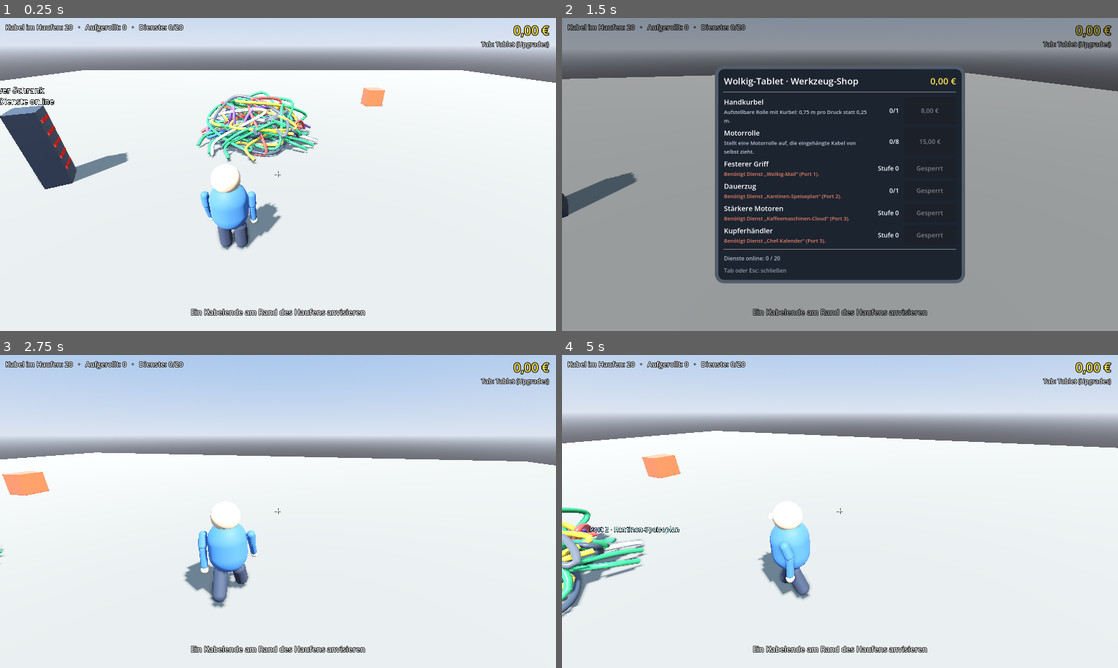
Above: before the commit, frames 1-4 (two rows, left to right).
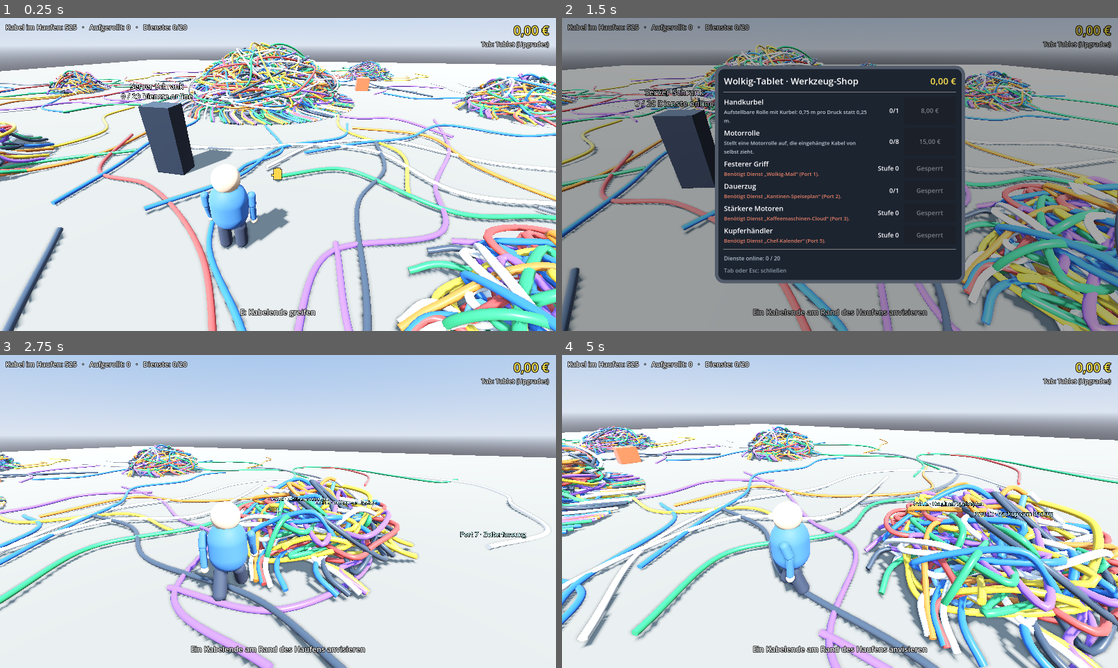
Above: after the commit, the same moments.

Repository: Julszify/Wire-We-Here
Game: Godot game, scene res://scenes/world.tscn
The game is run twice, just before and just after one commit, with the same random seed, the same clock (stepped at 60 frames per second) and the same inputs.
Inputs (mouse positions are in pixels of both pictures, inside the frame that each line leads up to):
- Up to frame 1 (0.25 s): no input
- Up to frame 2 (1.5 s): tap Enter at 0.5 s; move the mouse to (867, 174) at 0.52 s; hold W (move_forward) 0.53-1.28 s; hold Tab (tablet) 0.53-1.28 s; tap L at 0.8, 1.35 s; tap Space (pull) at 1.25 s; move the mouse to (728, 190) at 1.27 s; hold S (move_back) from 1.28 s (still down)
- Up to frame 3 (2.75 s): tap Tab (tablet) at 1.55 s; move the mouse to (289, 505) at 2.02 s; release S (move_back) at 2.03 s; hold W (move_forward) from 2.03 s (still down); hold E (interact) from 2.03 s (still down); tap L at 2.3 s
- Up to frame 4 (5 s): move the mouse to (834, 517) at 2.77 s; release E (interact) at 2.78 s; tap Space (pull) at 2.85, 4.25 s; tap Tab (tablet) at 3.05, 4.55 s; tap Enter at 3.5 s; move the mouse to (1006, 558) at 3.52 s; release W (move_forward) at 3.53 s; hold Q (release) 3.53-4.28 s; hold A (move_left) from 3.53 s (still down); tap L at 3.8 s; move the mouse to (673, 464) at 4.27 s; tap Shift (sprint) at 4.35 s

The runs differ from the first frame. In frame 1, 36% of the frame differs, in the area x 0-100%, y 1-100%; in frame 2, 23%; in frame 3, 19%; in frame 4, 35%.

Commit message:
Meilenstein 6.5: ganze Zone voller Kabel
- data/zone.json: Kabelberg (220), 6 Haufen und 70 Streukabel, zusammen 525 Kabel
- Genau 20 wichtige Kabel zufällig über die Zone verteilt, nur für freie Ports
- Geteilte Materialien pro Farbe, Knäuel-Darstellung auf 18 m begrenzt (~170 FPS)
- Schrank und Start in freier Schneise, Boden 90 x 90 m
- Logik-Test für Zone, Ports und Reproduzierbarkeit

Co-Authored-By: Claude Opus 5.5 <noreply@anthropic.com>

Diff:
--- a/data/balancing.json
+++ b/data/balancing.json
@@ -21,7 +21,8 @@
 			"#eceff2",
 			"#e07b2a",
 			"#3b4350"
-		]
+		],
+		"coil_visual_max_m": 18.0
 	},
 	"heap": {
 		"radius_m": 2.5,
@@ -29,9 +30,7 @@
 		"min_height_m": 0.1,
 		"base_height_m": 0.25,
 		"peak_extra_height_m": 1.7,
-		"end_height_m": 0.12,
-		"cable_count": 20,
-		"important_per_heap": 3
+		"end_height_m": 0.12
 	},
 	"economy": {
 		"money_per_meter": 0.5,
@@ -136,14 +135,6 @@
 		"distance_ahead_m": 2.2,
 		"min_heap_clearance_m": 1.3
 	},
-	"rack": {
-		"position": [
-			-5.5,
-			0.0,
-			3.5
-		],
-		"reach_m": 3.0
-	},
 	"tablet_order": [
 		"crank",
 		"extra_reel",
@@ -151,5 +142,8 @@
 		"auto_pull",
 		"motor",
 		"copper"
-	]
+	],
+	"rack": {
+		"reach_m": 3.0
+	}
 }
--- /dev/null
+++ b/data/zone.json
@@ -0,0 +1,112 @@
+{
+	"_kommentar": "Anordnung der Schubladen-Ebene. Alle Kabel liegen von Anfang an da. Winkel 90° (Richtung +Z) bleibt frei für Schrank und Start.",
+	"seed": 1234,
+	"heaps": [
+		{
+			"name": "Kabelberg",
+			"center": [
+				0,
+				0,
+				0
+			],
+			"radius": 6.0,
+			"peak_height": 3.2,
+			"count": 220
+		},
+		{
+			"name": "Haufen 1",
+			"center": [
+				15.0,
+				0,
+				0.0
+			],
+			"radius": 3.0,
+			"peak_height": 1.8,
+			"count": 42
+		},
+		{
+			"name": "Haufen 2",
+			"center": [
+				8.25,
+				0,
+				14.29
+			],
+			"radius": 2.5,
+			"peak_height": 1.5,
+			"count": 32
+		},
+		{
+			"name": "Haufen 3",
+			"center": [
+				-7.5,
+				0,
+				12.99
+			],
+			"radius": 3.5,
+			"peak_height": 2.0,
+			"count": 50
+		},
+		{
+			"name": "Haufen 4",
+			"center": [
+				-16.5,
+				0,
+				0.0
+			],
+			"radius": 2.2,
+			"peak_height": 1.3,
+			"count": 28
+		},
+		{
+			"name": "Haufen 5",
+			"center": [
+				-7.5,
+				0,
+				-12.99
+			],
+			"radius": 3.2,
+			"peak_height": 1.9,
+			"count": 45
+		},
+		{
+			"name": "Haufen 6",
+			"center": [
+				8.25,
+				0,
+				-14.29
+			],
+			"radius": 2.8,
+			"peak_height": 1.6,
+			"count": 38
+		}
+	],
+	"scatter": {
+		"_kommentar": "Einzelne Kabel quer über den Boden",
+		"center": [
+			0,
+			0,
+			0
+		],
+		"radius": 22.0,
+		"count": 70,
+		"step_min_m": 1.8,
+		"step_max_m": 3.2,
+		"turn_max_deg": 70,
+		"points_min": 5,
+		"points_max": 8,
+		"height_min_m": 0.06,
+		"height_max_m": 0.16
+	},
+	"important_count": 20,
+	"rack_position": [
+		0.0,
+		0.0,
+		10.5
+	],
+	"player_start": [
+		3.0,
+		0.0,
+		13.0
+	],
+	"floor_size_m": 90
+}
--- a/scenes/world.tscn
+++ b/scenes/world.tscn
@@ -26,10 +26,10 @@
 
 [sub_resource type="PlaneMesh" id="floor_mesh"]
 material = SubResource("floor_mat")
-size = Vector2(60, 60)
+size = Vector2(90, 90)
 
 [sub_resource type="BoxShape3D" id="floor_shape"]
-size = Vector3(60, 1, 60)
+size = Vector3(90, 1, 90)
 
 [sub_resource type="StandardMaterial3D" id="ref_mat"]
 albedo_color = Color(0.9, 0.35, 0.2, 1)
--- a/scripts/cable/cable_data.gd
+++ b/scripts/cable/cable_data.gd
@@ -31,7 +31,8 @@
 
 
 ## Erzeugt ein Kabel vollständig aus dem Seed. Gleicher Seed = gleiches Kabel.
-static func from_seed(cable_id: int, cable_seed: int, center: Vector3) -> CableData:
+## `heap` gibt Form und Größe vor (null = Standard-Haufen aus balancing.json).
+static func from_seed(cable_id: int, cable_seed: int, center: Vector3, heap: HeapData = null) -> CableData:
 	var c: Dictionary = Balancing.cable
 	var rng := RandomNumberGenerator.new()
 	rng.seed = cable_seed
@@ -41,7 +42,12 @@
 	d.rng_seed = cable_seed
 	d.heap_center = center
 	# Reihenfolge der Zufallsaufrufe nicht ändern, sonst ändern sich alle Haufen
-	d.path = CablePath.generate_heap_path(rng, center)
+	if heap and heap.kind == HeapData.Kind.SCATTER:
+		d.path = CablePath.generate_scatter_path(rng, center, heap.radius)
+	elif heap:
+		d.path = CablePath.generate_heap_path(rng, center, heap.radius, heap.peak_height)
+	else:
+		d.path = CablePath.generate_heap_path(rng, center)
 	d.length_m = rng.randf_range(c["length_min_m"], c["length_max_m"])
 
 	var knot_count := 0
--- a/scripts/cable/cable_path.gd
+++ b/scripts/cable/cable_path.gd
@@ -11,10 +11,14 @@
 
 
 ## Erzeugt eine zufällige Haufen-Bahn um `center`. Verbraucht Zufallszahlen aus `rng`.
-static func generate_heap_path(rng: RandomNumberGenerator, center: Vector3) -> CablePath:
+## `radius` und `peak` (zusätzliche Höhe in der Mitte) bestimmen die Größe des Haufens.
+static func generate_heap_path(rng: RandomNumberGenerator, center: Vector3, radius: float = -1.0, peak: float = -1.0) -> CablePath:
 	var h: Dictionary = Balancing.heap
 	var c: Dictionary = Balancing.cable
-	var radius: float = h["radius_m"]
+	if radius <= 0.0:
+		radius = h["radius_m"]
+	if peak <= 0.0:
+		peak = h["peak_extra_height_m"]
 	var inner: float = radius * float(h["inner_fraction"])
 
 	# Startpunkt am Rand des Haufens, damit das Ende gut erreichbar ist
@@ -28,13 +32,37 @@
 	for i in count:
 		var r := sqrt(rng.randf()) * inner
 		var t := rng.randf() * TAU
-		var height_max: float = h["base_height_m"] + h["peak_extra_height_m"] * (1.0 - pow(r / radius, 2.0))
+		var height_max: float = h["base_height_m"] + peak * (1.0 - pow(r / radius, 2.0))
 		var y: float = h["min_height_m"] + rng.randf() * height_max
 		ctrl.append(center + Vector3(r * cos(t), y, r * sin(t)))
 
 	var dense := catmull_rom_centripetal(ctrl, 24)
 	var path := CablePath.new()
 	path.points = resample_even(dense, int(c["path_samples"]))
+	path.length = polyline_length(path.points)
+	return path
+
+
+## Einzelnes Kabel, das quer über den Boden läuft (Zufallsweg mit leichten Kurven).
+## Index 0 ist ein Ende auf dem Boden, an dem man es greifen kann.
+static func generate_scatter_path(rng: RandomNumberGenerator, center: Vector3, area_radius: float) -> CablePath:
+	var sc: Dictionary = Balancing.zone.get("scatter", {})
+	var ctrl := PackedVector3Array()
+	var r := sqrt(rng.randf()) * area_radius
+	var a := rng.randf() * TAU
+	var pos := center + Vector3(r * cos(a), 0.0, r * sin(a))
+	var heading := rng.randf() * TAU
+	var count := rng.randi_range(int(sc.get("points_min", 5)), int(sc.get("points_max", 8)))
+	var turn := deg_to_rad(float(sc.get("turn_max_deg", 70.0)))
+	for i in count:
+		pos.y = rng.randf_range(float(sc.get("height_min_m", 0.06)), float(sc.get("height_max_m", 0.16)))
+		ctrl.append(pos)
+		heading += rng.randf_range(-turn, turn)
+		var step := rng.randf_range(float(sc.get("step_min_m", 1.8)), float(sc.get("step_max_m", 3.2)))
+		pos += Vector3(cos(heading), 0.0, sin(heading)) * step
+	var dense := catmull_rom_centripetal(ctrl, 16)
+	var path := CablePath.new()
+	path.points = resample_even(dense, int(Balancing.cable["path_samples"]))
 	path.length = polyline_length(path.points)
 	return path
 
--- a/scripts/cable/cable_shape.gd
+++ b/scripts/cable/cable_shape.gd
@@ -11,7 +11,7 @@
 static func build_on_reel(cable: CableData, reel_pos: Vector3) -> Dictionary:
 	var anchor := cable.path.points[0]
 	var feed_angle := atan2(anchor.z - reel_pos.z, anchor.x - reel_pos.x)
-	var coil := coil_points(reel_pos, cable.progress() * cable.path.length, feed_angle)
+	var coil := coil_points(reel_pos, cable.progress() * coil_length(cable), feed_angle)
 	var coil_pts: PackedVector3Array = coil["points"]
 	var coil_end := coil_pts[coil_pts.size() - 1]
 	# Verbindungsstück leicht nach oben gebogen
@@ -22,13 +22,19 @@
 ## Kabel um den Arm gewickelt. `arm` ist die globale Lage des Unterarms
 ## (Ursprung am Ellbogen, Hand Richtung -Z, außen Richtung -X).
 static func build_on_arm(cable: CableData, arm: Transform3D) -> PackedVector3Array:
-	var coil_pts := arm_coil_points(arm, cable.progress() * cable.path.length)
+	var coil_pts := arm_coil_points(arm, cable.progress() * coil_length(cable))
 	var anchor := cable.path.points[0]
 	var coil_end := coil_pts[coil_pts.size() - 1]
 	# Verbindungsstück hängt durch, aber nicht durch den Boden
 	var mid_y := maxf((anchor.y + coil_end.y) * 0.5 - float(Balancing.arm["connector_sag_m"]),
 		float(Balancing.cable["radius_m"]))
 	return _assemble(cable, coil_pts, mid_y)
+
+
+## Sichtbare Länge der Wicklung bei voll aufgerolltem Kabel (begrenzt, damit
+## lange Bahnen im großen Berg keine riesigen Knäuel ergeben).
+static func coil_length(cable: CableData) -> float:
+	return minf(cable.path.length, float(Balancing.cable.get("coil_visual_max_m", 18.0)))
 
 
 ## Haufenrest + Verbindungsstück (quadratische Bézierkurve) + Wicklung von außen nach innen.
--- a/scripts/cable/cable_view.gd
+++ b/scripts/cable/cable_view.gd
@@ -11,14 +11,9 @@
 func setup(cable: CableData) -> void:
 	data = cable
 	mesh = _mesh
-	_mat = StandardMaterial3D.new()
-	_mat.albedo_color = cable.color()
-	_mat.roughness = 0.35
-	_mat.metallic = 0.05
-	_mat.clearcoat_enabled = true
-	_mat.clearcoat = 0.4
 	if cable.is_important():
-		# Wichtige Kabel leuchten schwach und tragen ein Etikett
+		# Wichtige Kabel leuchten schwach und tragen ein Etikett (eigenes Material)
+		_mat = _new_material(cable.color())
 		_mat.emission_enabled = true
 		_mat.emission = cable.color().lightened(0.3)
 		_mat.emission_energy_multiplier = 0.6
@@ -33,6 +28,9 @@
 		_label.visibility_range_end = 9.0
 		add_child(_label)
 		_label.position = cable.path.points[0] + Vector3(0, 0.35, 0)
+	else:
+		# Gewöhnliche Kabel teilen sich ein Material pro Farbe (viel schneller bei hunderten Kabeln)
+		_mat = _shared_material(cable.color_index, cable.color())
 	material_override = _mat
 	show_in_heap()
 
@@ -59,8 +57,31 @@
 func set_fade(alpha: float) -> void:
 	if _label:
 		_label.visible = alpha >= 1.0
+	if _SHARED.values().has(_mat):
+		# Geteiltes Material nicht für alle Kabel ausblenden: vorher kopieren
+		_mat = _mat.duplicate()
+		material_override = _mat
 	_mat.transparency = BaseMaterial3D.TRANSPARENCY_ALPHA if alpha < 1.0 else BaseMaterial3D.TRANSPARENCY_DISABLED
 	_mat.albedo_color.a = alpha
+
+
+static var _SHARED: Dictionary = {}  # Farbindex -> StandardMaterial3D
+
+
+static func _shared_material(index: int, color: Color) -> StandardMaterial3D:
+	if not _SHARED.has(index):
+		_SHARED[index] = _new_material(color)
+	return _SHARED[index]
+
+
+static func _new_material(color: Color) -> StandardMaterial3D:
+	var m := StandardMaterial3D.new()
+	m.albedo_color = color
+	m.roughness = 0.35
+	m.metallic = 0.05
+	m.clearcoat_enabled = true
+	m.clearcoat = 0.4
+	return m
 
 
 func _build(pts: PackedVector3Array) -> void:
--- a/scripts/cable/heap_data.gd
+++ b/scripts/cable/heap_data.gd
@@ -1,50 +1,47 @@
 class_name HeapData
 extends RefCounted
-## Ein Kabelhaufen: Mittelpunkt, Seed und Anzahl Kabel.
-## Die einzelnen Kabel-Seeds werden aus dem Haufen-Seed abgeleitet (reproduzierbar).
+## Eine Gruppe von Kabeln: ein Haufen (rund, in der Mitte höher) oder Streukabel über eine Fläche.
+## Die einzelnen Kabel-Seeds werden aus dem Seed der Gruppe abgeleitet (reproduzierbar).
+
+enum Kind { HEAP, SCATTER }
 
 var id: int = 0
 var rng_seed: int = 0
 var center: Vector3 = Vector3.ZERO
 var cable_count: int = 0
+var kind: Kind = Kind.HEAP
+## Haufen: Radius; Streukabel: Radius der Fläche
+var radius: float = 0.0
+## Haufen: zusätzliche Höhe in der Mitte
+var peak_height: float = 0.0
+var name: String = ""
 
 
-func _init(heap_id: int = 0, heap_seed: int = 0, heap_center: Vector3 = Vector3.ZERO, count: int = 0) -> void:
+func _init(heap_id: int = 0, heap_seed: int = 0, heap_center: Vector3 = Vector3.ZERO, count: int = 0,
+		heap_radius: float = -1.0, peak: float = -1.0, heap_kind: Kind = Kind.HEAP) -> void:
 	id = heap_id
 	rng_seed = heap_seed
 	center = heap_center
 	cable_count = count
+	kind = heap_kind
+	radius = heap_radius if heap_radius > 0.0 else float(Balancing.heap["radius_m"])
+	peak_height = peak if peak > 0.0 else float(Balancing.heap["peak_extra_height_m"])
 
 
 func cable_seed(index: int) -> int:
 	return hash([rng_seed, index])
 
 
-## Erzeugt alle Kabel des Haufens. `first_id` ist die erste freie Kabel-ID.
-## Wichtige Kabel bekommen der Reihe nach Ports ab `first_port` (bis `port_count`).
-func create_cables(first_id: int, first_port: int = 0, port_count: int = 0) -> Array[CableData]:
+## Erzeugt alle Kabel der Gruppe. `first_id` ist die erste freie Kabel-ID.
+func create_cables(first_id: int) -> Array[CableData]:
 	var out: Array[CableData] = []
 	for i in cable_count:
-		out.append(CableData.from_seed(first_id + i, cable_seed(i), center))
-	var next_port := first_port
-	for i in important_indices():
-		if next_port >= port_count:
-			break
-		out[i].port_id = next_port
-		next_port += 1
+		out.append(CableData.from_seed(first_id + i, cable_seed(i), center, self))
 	return out
 
 
-## Welche Kabel des Haufens wichtig sind (aus dem Seed, aufsteigend sortiert).
-func important_indices() -> Array[int]:
-	var rng := RandomNumberGenerator.new()
-	rng.seed = hash([rng_seed, "important"])
-	var pool: Array[int] = []
-	for i in cable_count:
-		pool.append(i)
-	var picked: Array[int] = []
-	var wanted := mini(int(Balancing.heap.get("important_per_heap", 0)), cable_count)
-	for n in wanted:
-		picked.append(pool.pop_at(rng.randi_range(0, pool.size() - 1)))
-	picked.sort()
-	return picked
+## Liegt `pos` (waagerecht betrachtet) im Haufen, mit zusätzlichem Abstand `margin`?
+func contains(pos: Vector3, margin: float = 0.0) -> bool:
+	if kind != Kind.HEAP:
+		return false
+	return Vector2(pos.x - center.x, pos.z - center.z).length() < radius + margin
--- /dev/null
+++ b/scripts/cable/zone_data.gd
@@ -0,0 +1,64 @@
+class_name ZoneData
+extends RefCounted
+## Eine ganze Zone voller Kabel: Kabelberg, Haufen und Streukabel aus data/zone.json.
+## Alles liegt von Anfang an da. Genau `important_count` Kabel werden wichtig
+## und bekommen nacheinander die Ports 0, 1, 2, … – zufällig über die Zone verteilt.
+
+var rng_seed: int = 0
+var heaps: Array[HeapData] = []
+
+
+static func from_config(zone_seed: int) -> ZoneData:
+	var z: Dictionary = Balancing.zone
+	var zone := ZoneData.new()
+	zone.rng_seed = zone_seed
+	var hid := 0
+	for h: Dictionary in z.get("heaps", []):
+		zone.heaps.append(HeapData.new(hid, hash([zone_seed, hid]), _vec(h["center"]), int(h["count"]),
+			float(h["radius"]), float(h["peak_height"]), HeapData.Kind.HEAP))
+		zone.heaps[-1].name = String(h.get("name", ""))
+		hid += 1
+	var sc: Dictionary = z.get("scatter", {})
+	if int(sc.get("count", 0)) > 0:
+		zone.heaps.append(HeapData.new(hid, hash([zone_seed, hid]), _vec(sc["center"]), int(sc["count"]),
+			float(sc["radius"]), -1.0, HeapData.Kind.SCATTER))
+	return zone
+
+
+## Erzeugt alle Kabel der Zone. Wichtige Kabel bekommen nacheinander die Ports aus `free_ports`.
+func create_cables(first_id: int, free_ports: Array[int]) -> Array[CableData]:
+	var all: Array[CableData] = []
+	var next_id := first_id
+	for heap in heaps:
+		all.append_array(heap.create_cables(next_id))
+		next_id += heap.cable_count
+
+	# Wichtige Kabel zufällig, aber reproduzierbar über die ganze Zone verteilen
+	var wanted := mini(mini(int(Balancing.zone.get("important_count", 0)), free_ports.size()), all.size())
+	var rng := RandomNumberGenerator.new()
+	rng.seed = hash([rng_seed, "important"])
+	var pool: Array[int] = []
+	for i in all.size():
+		pool.append(i)
+	for k in wanted:
+		all[pool.pop_at(rng.randi_range(0, pool.size() - 1))].port_id = free_ports[k]
+	return all
+
+
+func cable_total() -> int:
+	var n := 0
+	for h in heaps:
+		n += h.cable_count
+	return n
+
+
+## Liegt `pos` in einem Haufen (mit Abstand `margin`)? Gibt den Haufen zurück oder null.
+func heap_at(pos: Vector3, margin: float = 0.0) -> HeapData:
+	for h in heaps:
+		if h.contains(pos, margin):
+			return h
+	return null
+
+
+static func _vec(a: Array) -> Vector3:
+	return Vector3(float(a[0]), float(a[1]), float(a[2]))
--- a/scripts/core/balancing.gd
+++ b/scripts/core/balancing.gd
@@ -4,6 +4,7 @@
 
 const DATA_PATH := "res://data/balancing.json"
 const SERVICES_PATH := "res://data/services.json"
+const ZONE_PATH := "res://data/zone.json"
 
 var cable: Dictionary = {}
 var heap: Dictionary = {}
@@ -21,6 +22,8 @@
 var tablet_order: Array = []
 ## Ein Dienst pro Port: { "name", optional "unlocks" }
 var services: Array = []
+## Anordnung der Zone (Haufen, Streukabel, Schrank, Start)
+var zone: Dictionary = {}
 
 
 func _init() -> void:
@@ -51,8 +54,14 @@
 	placement = parsed.get("placement", {})
 	rack = parsed.get("rack", {})
 	tablet_order = parsed.get("tablet_order", [])
-	var sfile := FileAccess.open(SERVICES_PATH, FileAccess.READ)
-	if sfile:
-		var sp: Variant = JSON.parse_string(sfile.get_as_text())
-		if typeof(sp) == TYPE_DICTIONARY:
-			services = sp.get("services", [])
+	services = _load_json(SERVICES_PATH).get("services", [])
+	zone = _load_json(ZONE_PATH)
+
+
+func _load_json(path: String) -> Dictionary:
+	var f := FileAccess.open(path, FileAccess.READ)
+	if f == null:
+		push_error("Balancing: %s konnte nicht geöffnet werden" % path)
+		return {}
+	var parsed: Variant = JSON.parse_string(f.get_as_text())
+	return parsed if typeof(parsed) == TYPE_DICTIONARY else {}
--- a/scripts/core/game_state.gd
+++ b/scripts/core/game_state.gd
@@ -9,8 +9,6 @@
 var upgrades: Dictionary = {}
 ## Belegte Ports im Server-Schrank (= reaktivierte Dienste)
 var active_ports: Array[int] = []
-## Nächster Port, der einem wichtigen Kabel zugeteilt wird
-var next_port: int = 0
 
 
 func level(upgrade_id: String) -> int:
--- a/scripts/core/world.gd
+++ b/scripts/core/world.gd
@@ -2,8 +2,8 @@
 ## Schubladen-Ebene: verbindet Spielfigur, Kabel-Logik, Wirtschaft, Server-Schrank und Darstellung.
 ## Die Logik steckt in CableSystem, Economy und ServiceRack (Daten), hier wird nur verdrahtet und angezeigt.
 
-@export var heap_seed: int = 1234
-@export var heap_center := Vector3.ZERO
+## Mitte des großen Kabelbergs (Blickrichtung beim Start)
+const ZONE_CENTER := Vector3.ZERO
 
 const PLAYER_ID := 0
 
@@ -21,7 +21,7 @@
 var _rack_view: RackView
 var _rack_pos: Vector3
 var _tablet: Tablet
-var _heap: HeapData
+var _zone: ZoneData
 var _arm_reel: ReelData
 var _views: Dictionary = {}       # Kabel-ID -> CableView
 var _reel_views: Dictionary = {}  # Rollen-ID -> ReelView
@@ -81,8 +81,10 @@
 
 	_end_marker = _make_sphere(0.1, Color(1.0, 0.85, 0.3), 2.0)
 	add_child(_end_marker)
-	_spawn_heap(heap_seed)
-	_player.look_toward(heap_center)
+	var start: Array = Balancing.zone.get("player_start", [0, 0, 10])
+	_player.global_position = Vector3(start[0], start[1], start[2])
+	_spawn_zone(int(Balancing.zone.get("seed", 1234)))
+	_player.look_toward(ZONE_CENTER)
 	_apply_upgrades()
 
 	# Nur zum automatischen Testen, siehe _apply_test_args
@@ -227,9 +229,9 @@
 			_carried = item
 			_player.holding = true
 		else:
-			var out := reel.position - heap_center
+			var out := _player.global_position - reel.position
 			out.y = 0.0
-			item.position = reel.position + out.normalized() * 1.4
+			item.position = reel.position + (out.normalized() if out.length() > 0.01 else Vector3.BACK) * 1.4
 			iv.lie_at(item.position)
 		_show_message("Wichtiges Kabel fertig! Zum Server-Schrank bringen: Port %d · %s" % [item.port_id + 1, ServiceRack.service_name(item.port_id)])
 	else:
@@ -246,8 +248,8 @@
 		_fading.append(view)
 
 	if _system.cables.is_empty():
-		_spawn_heap(_heap.rng_seed + 1)
-		_show_message("Haufen leer – Nachschub ist da.")
+		_spawn_zone(_zone.rng_seed + 1)
+		_show_message("Alles aufgeräumt – aber C.O.R.D. hat nachbestellt …")
 
 
 func _on_knot_hit(cable: CableData, reel: ReelData) -> void:
@@ -373,13 +375,13 @@
 
 
 func _build_rack() -> void:
-	var p: Array = Balancing.rack["position"]
+	var p: Array = Balancing.zone.get("rack_position", [0, 0, 10])
 	_rack_pos = Vector3(p[0], p[1], p[2])
 	_rack_view = RackView.new()
 	add_child(_rack_view)
 	_rack_view.position = _rack_pos
 	# Vorderseite (+Z) zum Haufen drehen
-	var to_heap := heap_center - _rack_pos
+	var to_heap := ZONE_CENTER - _rack_pos
 	_rack_view.rotation.y = atan2(to_heap.x, to_heap.z)
 	_rack_view.setup(ServiceRack.port_count())
 
@@ -388,12 +390,13 @@
 	var pl: Dictionary = Balancing.placement
 	var pos := _player.global_position + _player.facing() * float(pl["distance_ahead_m"])
 	pos.y = 0.0
-	# Nicht in den Haufen stellen
-	var away := pos - heap_center
-	away.y = 0.0
-	var min_d: float = float(Balancing.heap["radius_m"]) + float(pl["min_heap_clearance_m"])
-	if away.length() < min_d:
-		pos = heap_center + (away.normalized() if away.length() > 0.01 else Vector3.BACK) * min_d
+	# Nicht in einen Haufen stellen: an den Rand schieben
+	var clearance: float = pl["min_heap_clearance_m"]
+	var heap := _zone.heap_at(pos, clearance)
+	if heap:
+		var away := pos - heap.center
+		away.y = 0.0
+		pos = heap.center + (away.normalized() if away.length() > 0.01 else Vector3.BACK) * (heap.radius + clearance)
 	var reel := ReelData.new(_next_reel_id, kind, pos)
 	_next_reel_id += 1
 	_system.add_reel(reel)
@@ -403,18 +406,26 @@
 	_reel_views[reel.id] = view
 
 
-func _spawn_heap(seed_value: int) -> void:
-	_heap = HeapData.new(0, seed_value, heap_center, int(Balancing.heap["cable_count"]))
-	var state := _economy.state
-	for cable in _heap.create_cables(_next_cable_id, state.next_port, ServiceRack.port_count()):
-		if cable.is_important():
-			state.next_port = maxi(state.next_port, cable.port_id + 1)
+func _spawn_zone(seed_value: int) -> void:
+	_zone = ZoneData.from_config(seed_value)
+	# Wichtige Kabel nur für Ports, die noch frei sind und für die kein Knäuel unterwegs ist
+	var free_ports: Array[int] = []
+	for port in ServiceRack.port_count():
+		var taken := _rack.is_active(port)
+		for item: CoilItem in _items.values():
+			taken = taken or item.port_id == port
+		for c: CableData in _system.cables.values():
+			taken = taken or c.port_id == port
+		if not taken:
+			free_ports.append(port)
+	var cables := _zone.create_cables(_next_cable_id, free_ports)
+	for cable in cables:
 		_system.add_cable(cable)
 		var view := CableView.new()
 		add_child(view)
 		view.setup(cable)
 		_views[cable.id] = view
-	_next_cable_id += _heap.cable_count
+	_next_cable_id += cables.size()
 
 
 func _remove_knot_marker(cable_id: int) -> void:
@@ -515,10 +526,10 @@
 			if best == null or c.path.points[0].distance_to(_player.global_position) < best.path.points[0].distance_to(_player.global_position):
 				best = c
 		var end := best.path.points[0]
-		var away := end - heap_center
+		var away := end - best.heap_center
 		away.y = 0.0
 		_player.global_position = end + away.normalized() * 1.5
-		_player.look_toward(heap_center)
+		_player.look_toward(best.heap_center)
 		if opts.has("orbit"):
 			_player.orbit_camera(float(opts["orbit"]))
 		_target_end = best
--- a/scripts/rack/coil_item.gd
+++ b/scripts/rack/coil_item.gd
@@ -18,7 +18,7 @@
 	item.id = item_id
 	item.port_id = cable.port_id
 	item.color_index = cable.color_index
-	item.visual_length = cable.path.length
+	item.visual_length = CableShape.coil_length(cable)
 	return item
 
 
--- a/tests/logic_test.gd
+++ b/tests/logic_test.gd
@@ -128,19 +128,34 @@
 
 
 func _test_important_ports() -> void:
-	var heap := HeapData.new(0, 99, Vector3.ZERO, 20)
-	var cables := heap.create_cables(0, 5, 20)
+	var zone := ZoneData.from_config(1234)
+	var free: Array[int] = []
+	for p in 20:
+		free.append(p)
+	var cables := zone.create_cables(0, free)
+	_check(cables.size() == zone.cable_total() and cables.size() >= 500, "Über 500 Kabel in der Zone (%d)" % cables.size())
 	var ports := []
+	var heaps_with_important := {}
 	for c in cables:
 		if c.is_important():
 			ports.append(c.port_id)
-	_check(ports == [5, 6, 7], "Drei wichtige Kabel mit fortlaufenden Ports: %s" % [ports])
-	var full := heap.create_cables(0, 19, 20)
+	ports.sort()
+	_check(ports == free, "Genau 20 wichtige Kabel, Ports 0–19")
+	var ids := {}
+	for c in cables:
+		ids[c.id] = true
+	_check(ids.size() == cables.size(), "Kabel-IDs eindeutig")
+	var again := ZoneData.from_config(1234).create_cables(0, free)
+	var same := true
+	for i in [0, 100, 300, cables.size() - 1]:
+		same = same and again[i].path.points == cables[i].path.points and again[i].port_id == cables[i].port_id
+	_check(same, "Zone reproduzierbar aus dem Seed")
+	var few: Array[int] = [3, 7]
 	var n := 0
-	for c in full:
+	for c in ZoneData.from_config(1234).create_cables(0, few):
 		if c.is_important():
 			n += 1
-	_check(n == 1, "Keine Ports über 20 hinaus")
+	_check(n == 2, "Nur freie Ports werden vergeben")
 
 
 func _test_multipliers() -> void:
Not shown, added: scripts/cable/zone_data.gd.uid
Not shown, changed: CLAUDE.md
